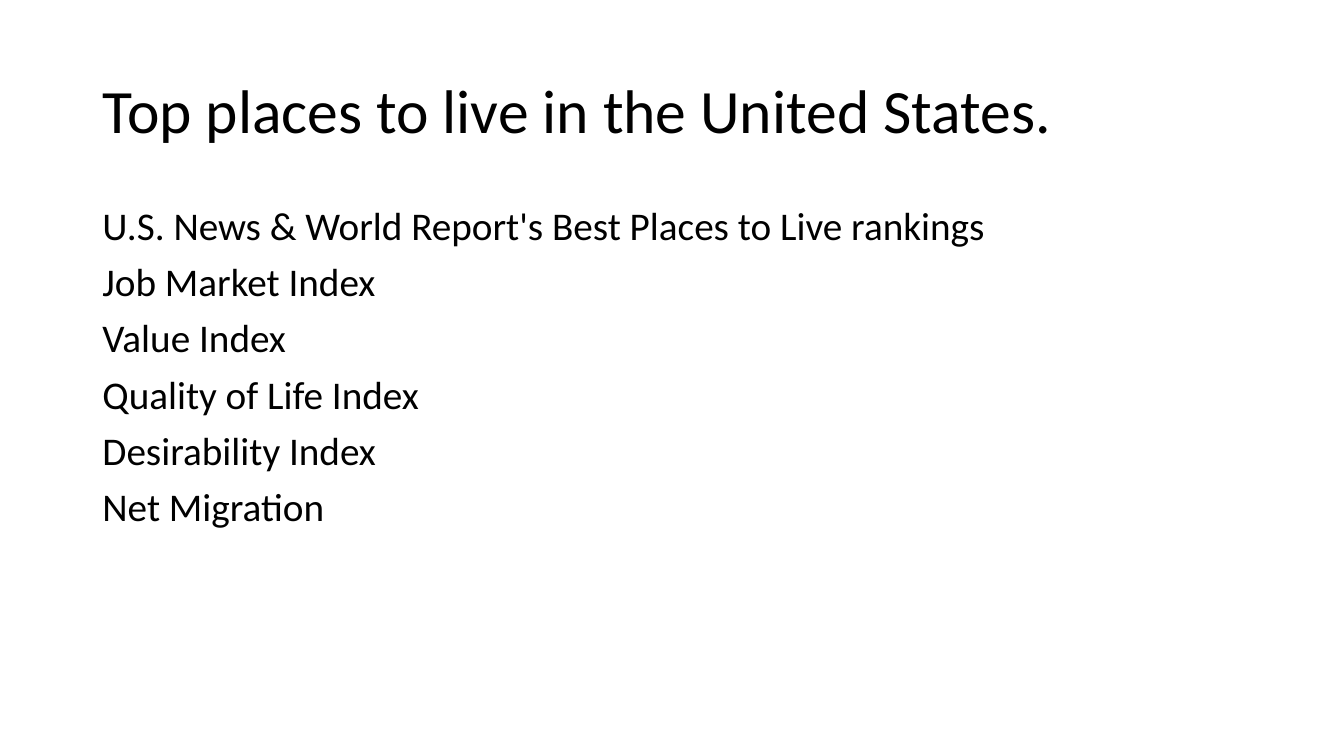
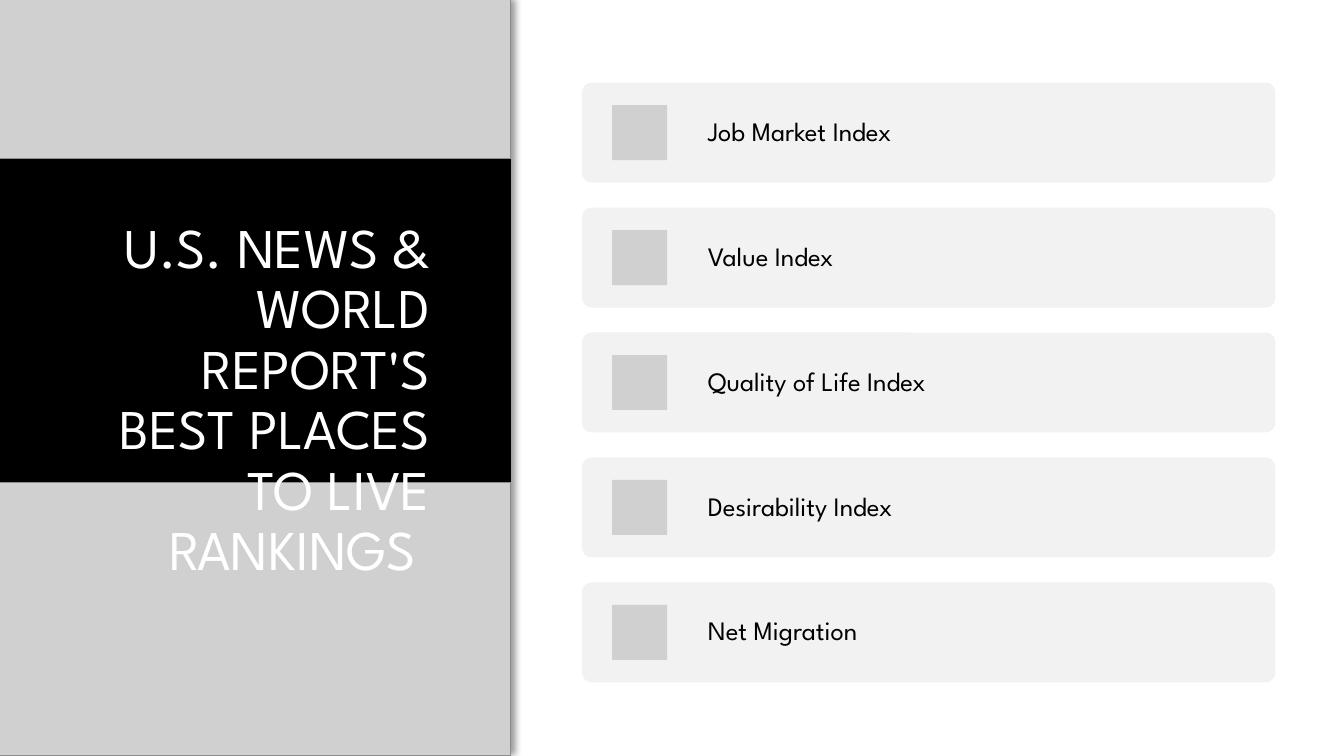
Before and after one commit to amishnerd/prospects, a slide deck: slide 3 of powerpoint.pptx. Drawn at 1344x756 pixels with LibreOffice and Linux fonts; fonts in the diff are those of the drawing; grey boxes stand for pictures; background and template pictures are left out. Boxes give left, top, right and bottom in pixels: in the first picture for what was removed or moved away, otherwise in the second. Text is boxed around its words. In the diff, an @@ line names an element or a change of style, - is before the commit and + after.

```diff
--- a/powerpoint.pptx
+++ b/powerpoint.pptx
@@ rectangle added at box(0, 0, 511, 756), fill #000000 @@
@@ picture added at box(0, 0, 511, 159) @@
@@ text removed at box(102, 212, 984, 528) @@
-U.S. News & World Report's Best Places to Live rankings
-Job Market Index
-Value Index
-Quality of Life Index
-Desirability Index
-Net Migration
@@ title at box(120, 230, 430, 570): text changed; size 44 to 40 pt; font Calibri to League Spartan; text colour #000000 to #FFFFFF @@
-Top places to live in the United States.
+U.S. NEWS & WORLD REPORT'S BEST PLACES TO LIVE RANKINGS
@@ picture added at box(0, 482, 511, 756) @@
@@ group added at box(582, 83, 1275, 683): 5 rounded rectangles, 5 pictures, 5 texts @@
+Job Market Index
+Value Index
+Quality of Life Index
+Desirability Index
+Net Migration
```
Also in this commit, not shown: 7 other slides changed, 2 slides added, 1 slide removed, 2 other files.
